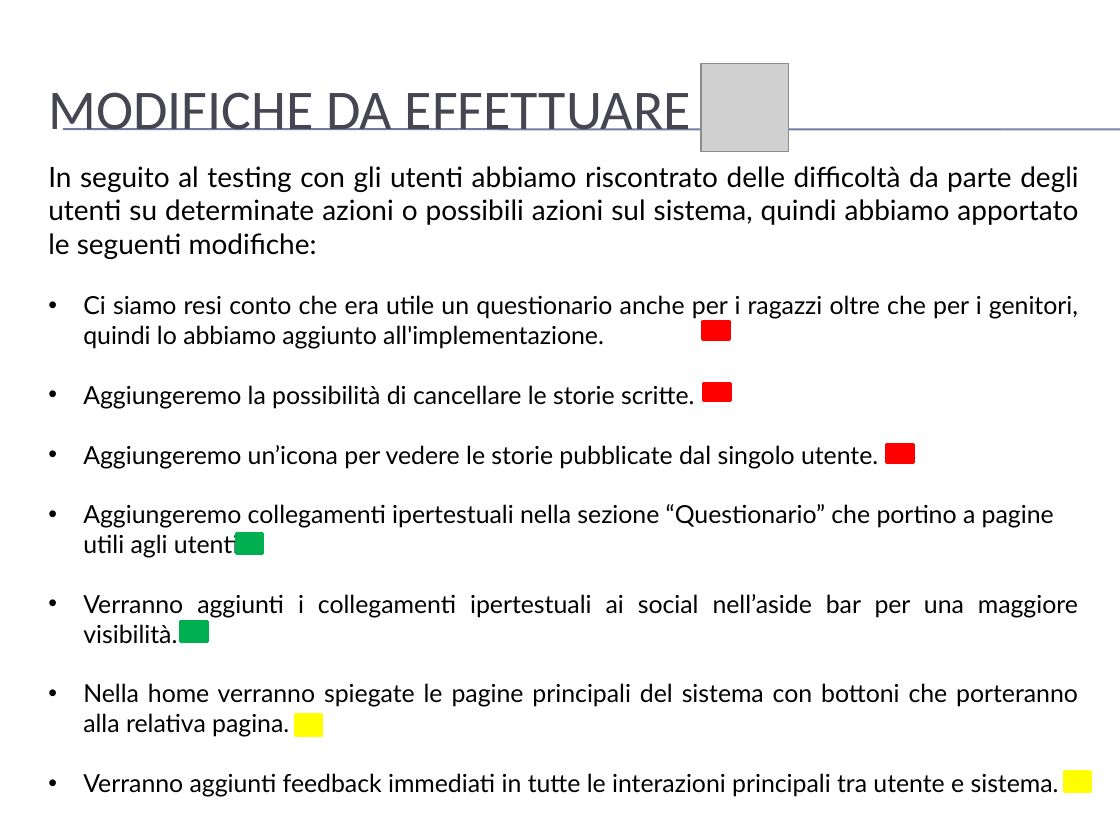
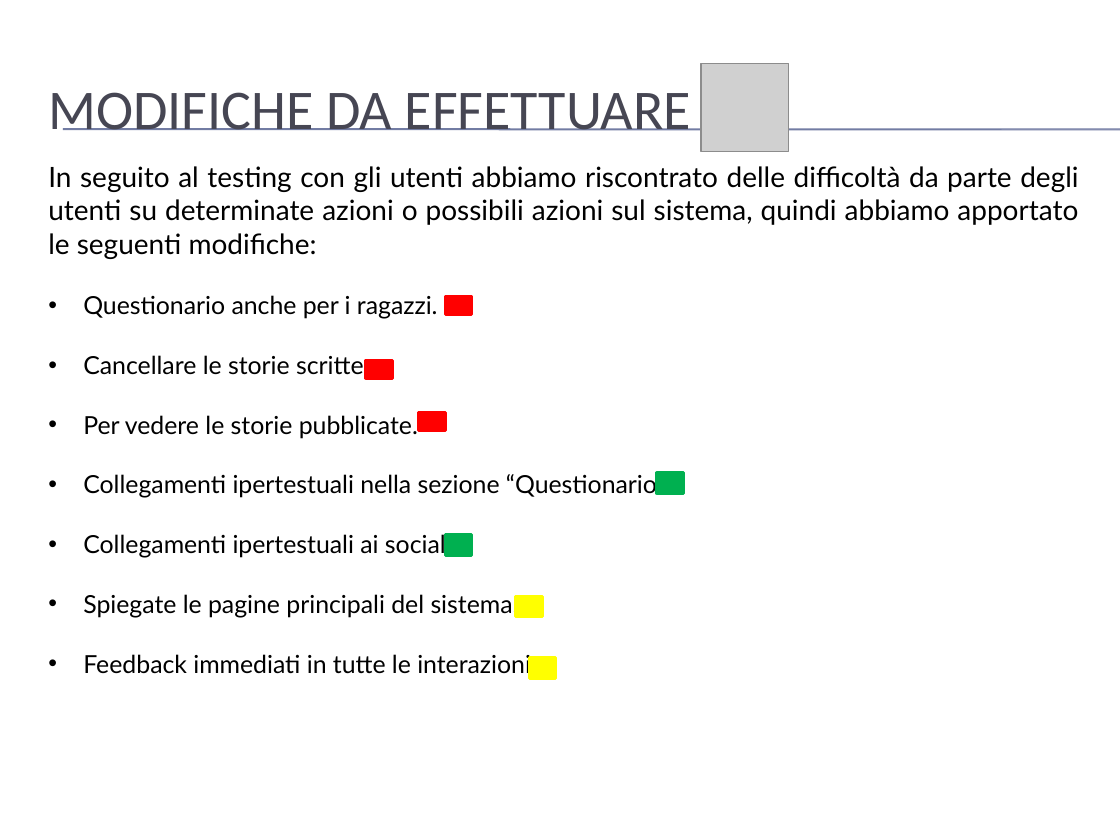
Before and after one commit to mario-santoro/Bullyingless, a slide deck: slide 19 of Assignment n.4/presentazione.pptx. Drawn at 1120x840 pixels with LibreOffice and Linux fonts; fonts in the diff are those of the drawing; grey boxes stand for pictures; background and template pictures are left out. Boxes give left, top, right and bottom in pixels: in the first picture for what was removed or moved away, otherwise in the second. Text is boxed around its words. In the diff, an @@ line names an element or a change of style, - is before the commit and + after.

```diff
--- a/Assignment n.4/presentazione.pptx
+++ b/Assignment n.4/presentazione.pptx
@@ text at <box>83,295,669,678</box>: text changed @@
-• Ci siamo resi conto che era utile un questionario anche per i ragazzi oltre che per i genitori, quindi lo abbiamo aggiunto all'implementazione.
-• Aggiungeremo la possibilità di cancellare le storie scritte.
-• Aggiungeremo un’icona per vedere le storie pubblicate dal singolo utente.
-• Aggiungeremo collegamenti ipertestuali nella sezione “Questionario” che portino a pagine utili agli utenti.
-• Verranno aggiunti i collegamenti ipertestuali ai social nell’aside bar per una maggiore visibilità.
-• Nella home verranno spiegate le pagine principali del sistema con bottoni che porteranno alla relativa pagina.
-• Verranno aggiunti feedback immediati in tutte le interazioni principali tra utente e sistema.
+• Questionario anche per i ragazzi.
+• Cancellare le storie scritte.
+• Per vedere le storie pubblicate.
+• Collegamenti ipertestuali nella sezione “Questionario”.
+• Collegamenti ipertestuali ai social.
+• Spiegate le pagine principali del sistema.
+• Feedback immediati in tutte le interazioni.
@@ rectangle: place and size @@
-rectangle at <box>702,321,729,339</box>
+rectangle at <box>446,297,473,315</box>
@@ rectangle: place and size @@
-rectangle at <box>703,383,730,401</box>
+rectangle at <box>366,361,393,379</box>
@@ rectangle: place and size @@
-rectangle at <box>887,445,914,463</box>
+rectangle at <box>419,412,446,430</box>
@@ rectangle: place and size @@
-rectangle at <box>236,533,263,553</box>
+rectangle at <box>657,473,684,493</box>
@@ rectangle: place and size @@
-rectangle at <box>180,622,207,642</box>
+rectangle at <box>446,534,473,554</box>
@@ rectangle: place and size @@
-rectangle at <box>296,715,323,735</box>
+rectangle at <box>516,596,543,616</box>
@@ rectangle: place and size @@
-rectangle at <box>1064,772,1091,792</box>
+rectangle at <box>529,657,556,678</box>
```
Also in this commit, not shown: 3 other slides changed, 3 slides added, 3 slides removed, 6 other files.
